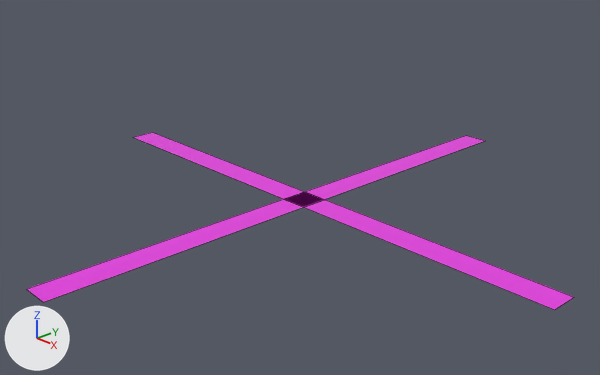
An edit to the Blender file Source/baseplates/baseplate.blend, drawn before and after from the same camera.
Rendered twice from a 50 mm lens placed at (9.66, -9.19, 5.44), pointed at (0.14, -0.23, 0.32). The lights are fixed; the arrows at lower left show +X, +Y and +Z. The picture after the commit comes second. Mesh edges are drawn as thin lines. Objects named as collision shapes, trigger or cutter boxes, shadow casters or lower levels of detail are left out.

In view in the first picture: 'tileHorizontal', 'tileVertical' and 1 more.
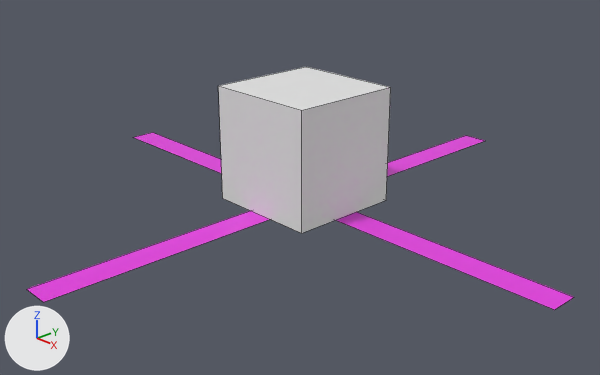
Changed parts and their boxes (x1, y1, x2, y2) in the pictures (600 x 375 px):
'interactionTrigger', added: after (218, 67, 391, 233)

The change in detail:
Mesh me_cube is new.
It is a box spanning x -1.0..1.0, y -1.0..1.0, z 0.0..2.0.
Object 'interactionTrigger' (ob_interactiontrigger) is new; it shows me_cube.
Its parent is ob_interaction.
Its location is (0.0, 0.0, 0.0).
Object 'interaction' (ob_interaction) is new.
Its parent is ob_baseplateroot.
Its location is (0.0, 0.0, 0.0).
